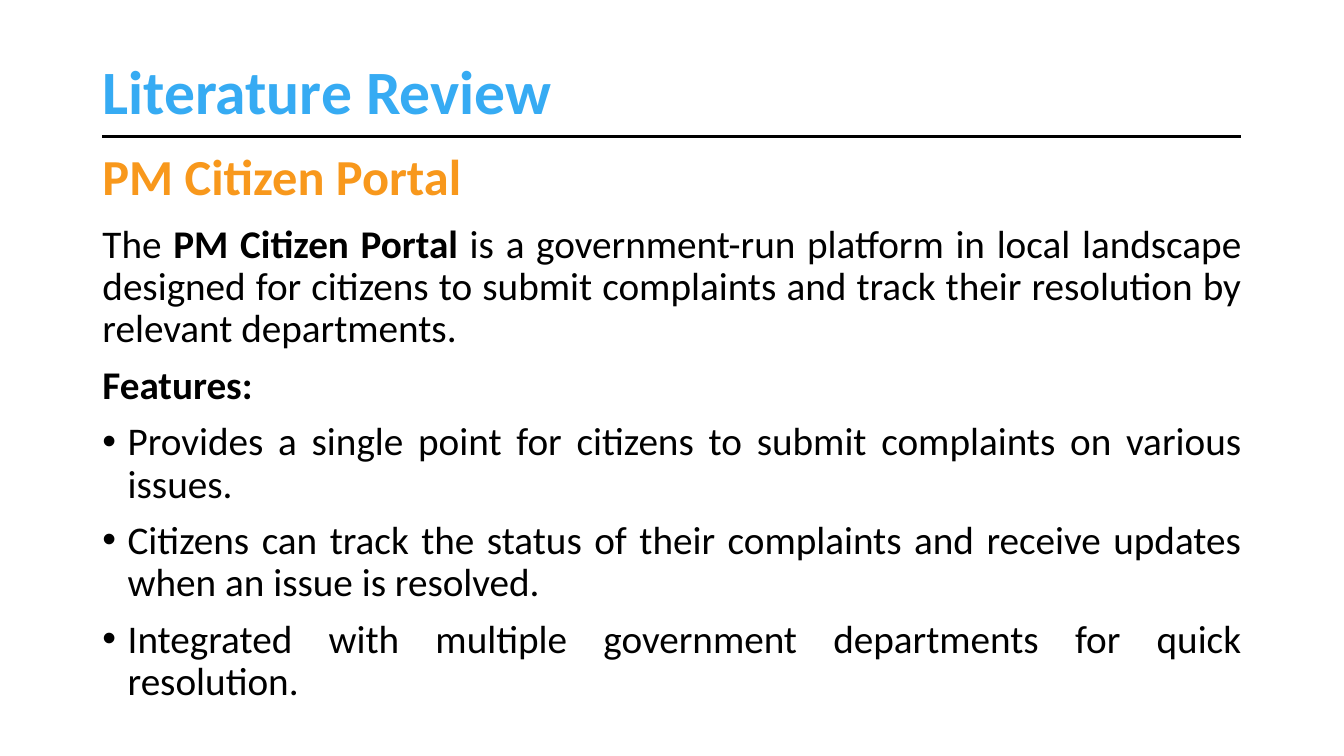
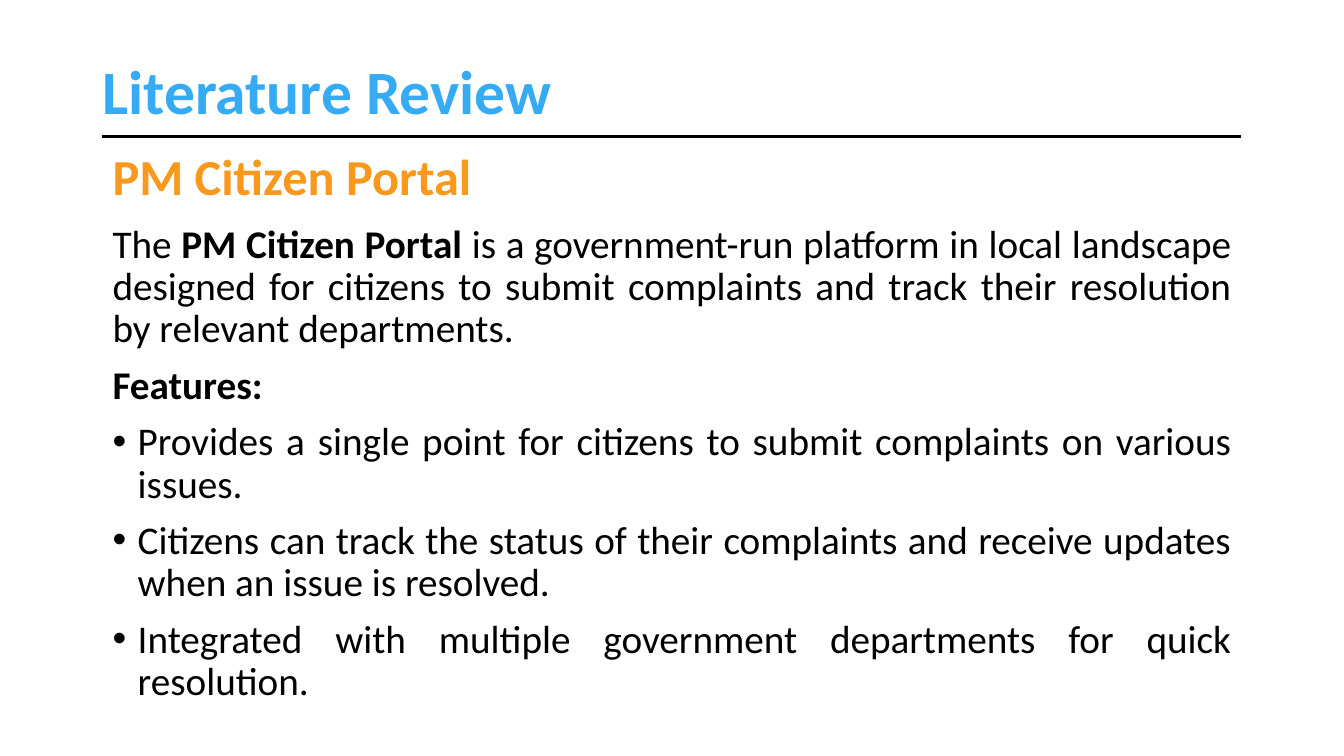
Before and after one commit to muhammadahsanmirza/fyp-constituency-connect, a slide deck: slide 13 of 4- Idea Evaluation/Idea Evaluation Slides - Working Draft.pptx. Drawn at 1344x756 pixels with LibreOffice and Linux fonts; fonts in the diff are those of the drawing. Boxes give left, top, right and bottom in pixels: in the first picture for what was removed or moved away, otherwise in the second. Text is boxed around its words. In the diff, an @@ line names an element or a change of style, - is before the commit and + after.

```diff
--- a/4- Idea Evaluation/Idea Evaluation Slides - Working Draft.pptx
+++ b/4- Idea Evaluation/Idea Evaluation Slides - Working Draft.pptx
@@ text "PM Citizen Portal": place and size @@
-text "PM Citizen Portal" at (102, 159, 461, 196)
+text "PM Citizen Portal" at (113, 159, 471, 196)
@@ text "The PM Citizen Portal is ..." rewrapped from (102, 230, 1241, 696) to (113, 230, 1231, 696) @@
```
Also in this commit, not shown: 13 other slides changed, 3 slides added.
